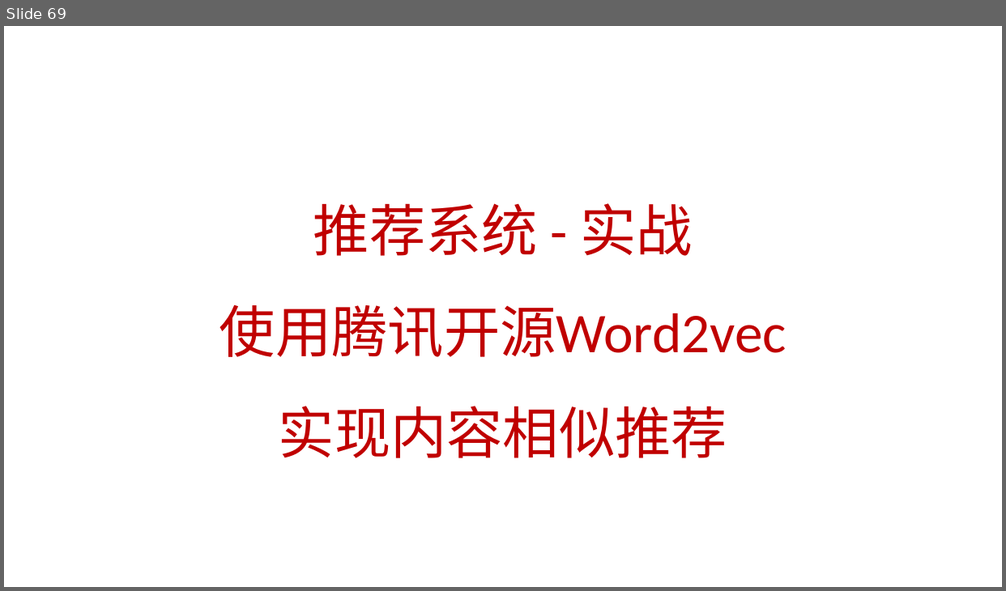
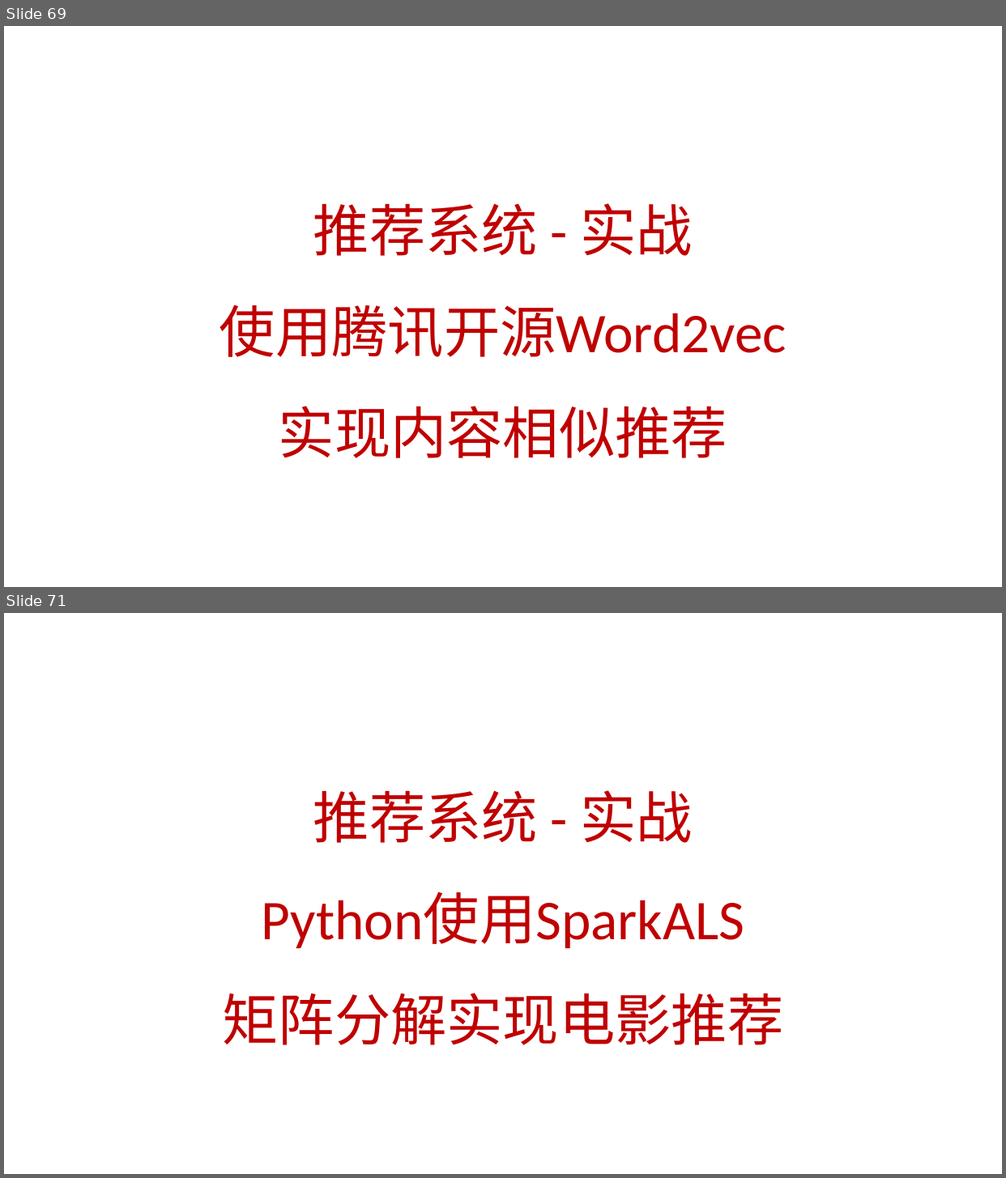
Before and after one commit to peiss/ant-learn-recsys, a slide deck: 推荐系统系列.pptx. Shown one above the other, each under a label of ours: slide 69 before the commit, slides 69 and 71 after it; the slides between them are not shown. The pictures are 1006x591 and 1006x1178 pixels, drawn with LibreOffice and Linux fonts; fonts in the diff are those of the drawing. Boxes give left, top, right and bottom in pixels: in the first picture for what was removed or moved away, otherwise in the second. Text is boxed around its words. In the diff, an @@ line names an element or a change of style, - is before the commit and + after.

Commit message:
'xx'

```diff
--- a/推荐系统系列.pptx
+++ b/推荐系统系列.pptx
@@ slide 71 added at box(4, 613, 1002, 1174), background #FFFFFF @@
@@ title added at box(222, 790, 783, 1046), 54 pt, text #C00000 @@
+推荐系统 - 实战
+Python使用SparkALS
+矩阵分解实现电影推荐
```
Also in this commit, not shown: 3 other slides added.
